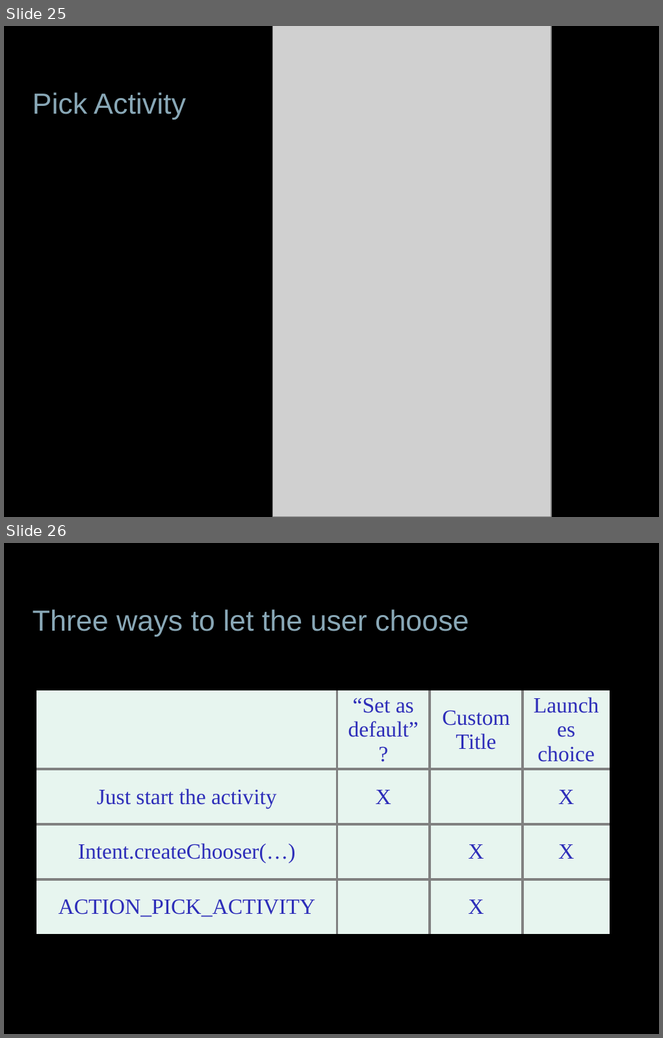
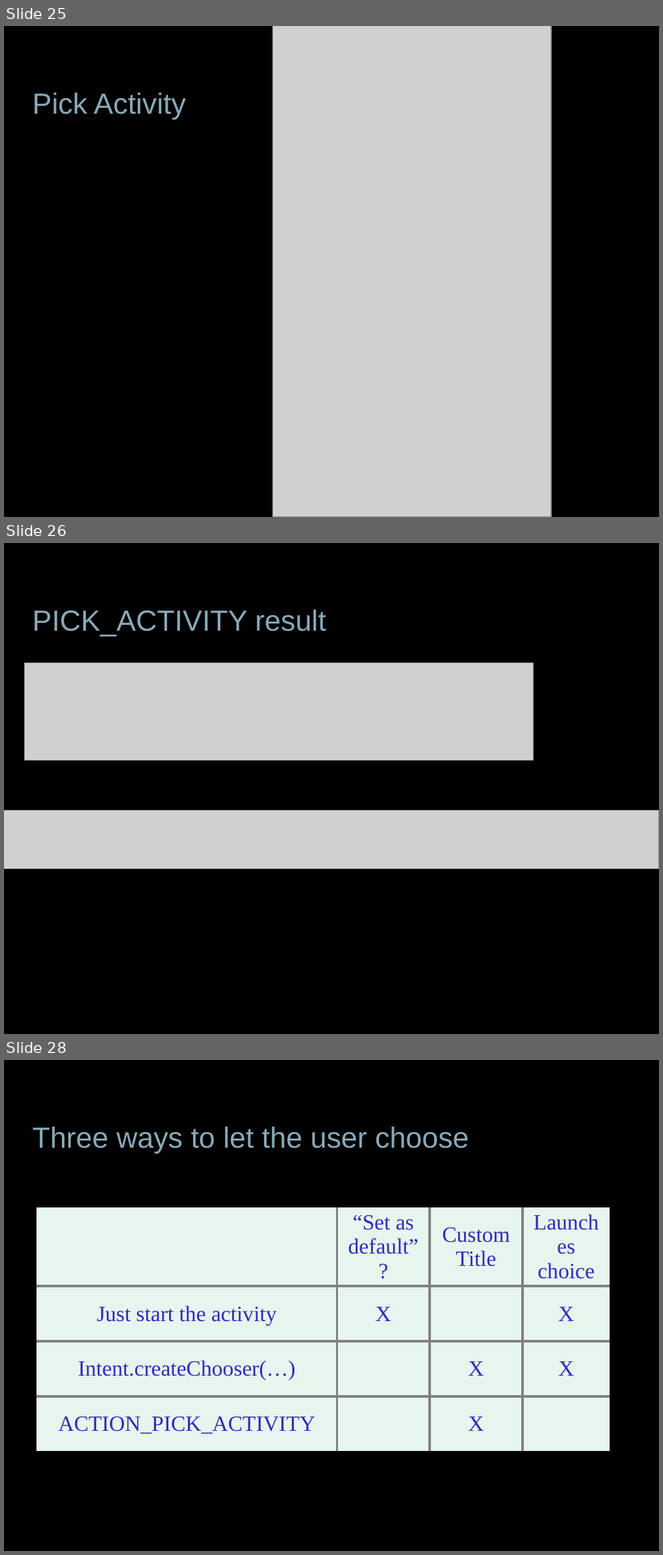
Before and after one commit to jessitron/Tronsmit, a slide deck: presentations/DevTeach-Intents.pptx. Shown one above the other, each under a label of ours: slides 25 and 26 before the commit, slides 25, 26 and 28 after it; the slides between them are not shown. The pictures are 663x1038 and 663x1555 pixels, drawn with LibreOffice and Linux fonts; fonts in the diff are those of the drawing; grey boxes stand for pictures; background and template pictures are left out. Boxes give left, top, right and bottom in pixels: in the first picture for what was removed or moved away, otherwise in the second. Text is boxed around its words. In the diff, an @@ line names an element or a change of style, - is before the commit and + after.

```diff
--- a/presentations/DevTeach-Intents.pptx
+++ b/presentations/DevTeach-Intents.pptx
@@ slide 26 added at bbox=[4, 543, 659, 1034], background picture (left out) @@
@@ title added at bbox=[33, 609, 326, 637], 32 pt, text #89A8B7 @@
+PICK_ACTIVITY result
@@ picture added at bbox=[25, 663, 533, 761] @@
@@ picture added at bbox=[4, 810, 659, 869] @@
@@ what was slide 26 is now slide 28 @@
```
Also in this commit, not shown: 1 slide changed, 1 other slide added, 3 other files.
